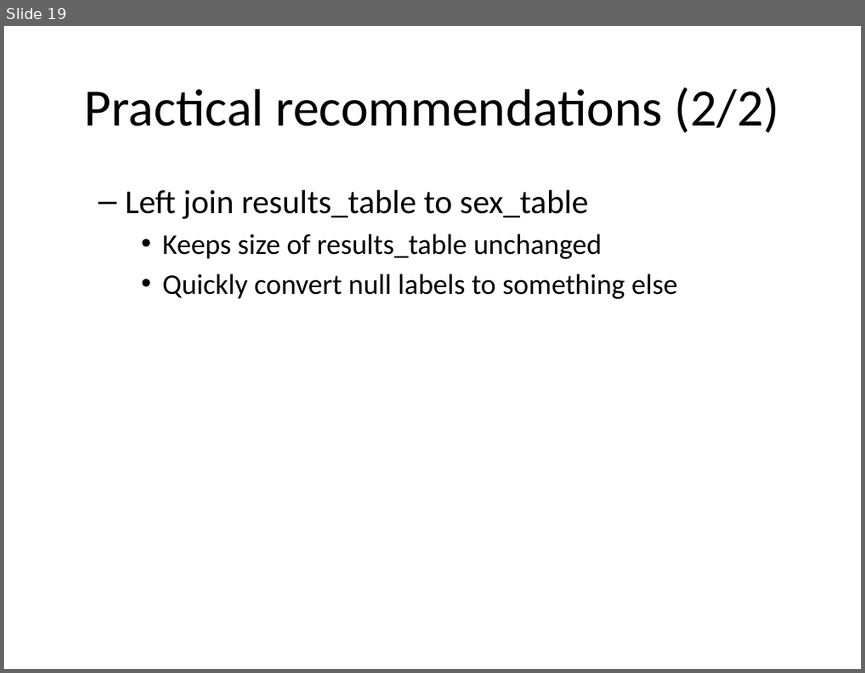
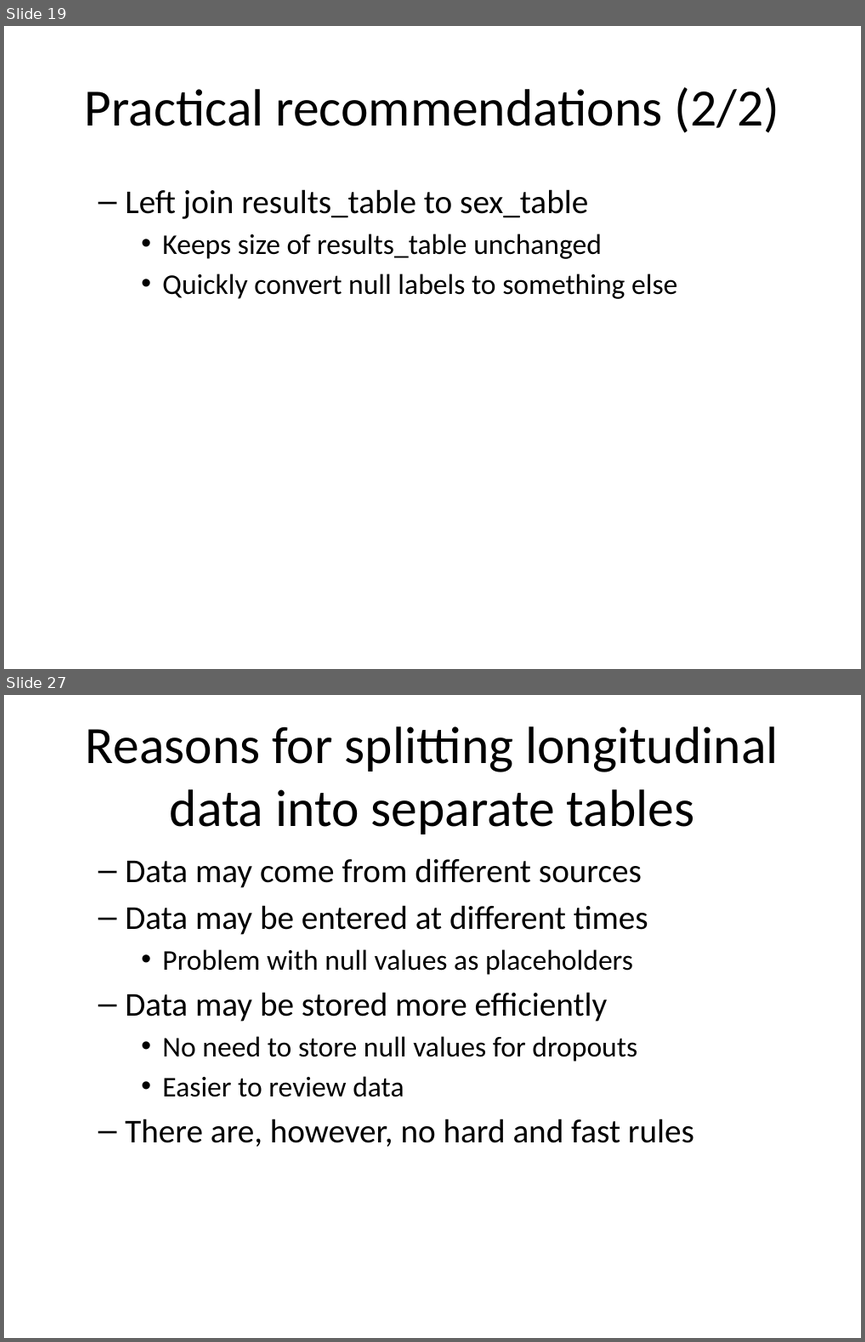
Before and after one commit to pmean/introduction-to-sql, a slide deck: src/mismatches.pptx. Shown one above the other, each under a label of ours: slide 19 before the commit, slides 19 and 27 after it; the slides between them are not shown. The pictures are 865x673 and 865x1342 pixels, drawn with LibreOffice and Linux fonts; fonts in the diff are those of the drawing. Boxes give left, top, right and bottom in pixels: in the first picture for what was removed or moved away, otherwise in the second. Text is boxed around its words. In the diff, an @@ line names an element or a change of style, - is before the commit and + after.

Commit message:
Completed longitudinal example in mismatches.Rmd

```diff
--- a/src/mismatches.pptx
+++ b/src/mismatches.pptx
@@ slide 27 added at <box>4,695,861,1338</box>, background #FFFFFF @@
@@ title added at <box>86,726,778,834</box>, 44 pt, text #000000 @@
+Reasons for splitting longitudinal data into separate tables
@@ text added at <box>125,858,694,1146</box>, 28 pt, text #000000 @@
+  – Data may come from different sources
+  – Data may be entered at different times
+    • Problem with null values as placeholders
+  – Data may be stored more efficiently
+    • No need to store null values for dropouts
+    • Easier to review data
+  – There are, however, no hard and fast rules
```
Also in this commit, not shown: 3 slides changed, 12 other slides added, 12 other files.
